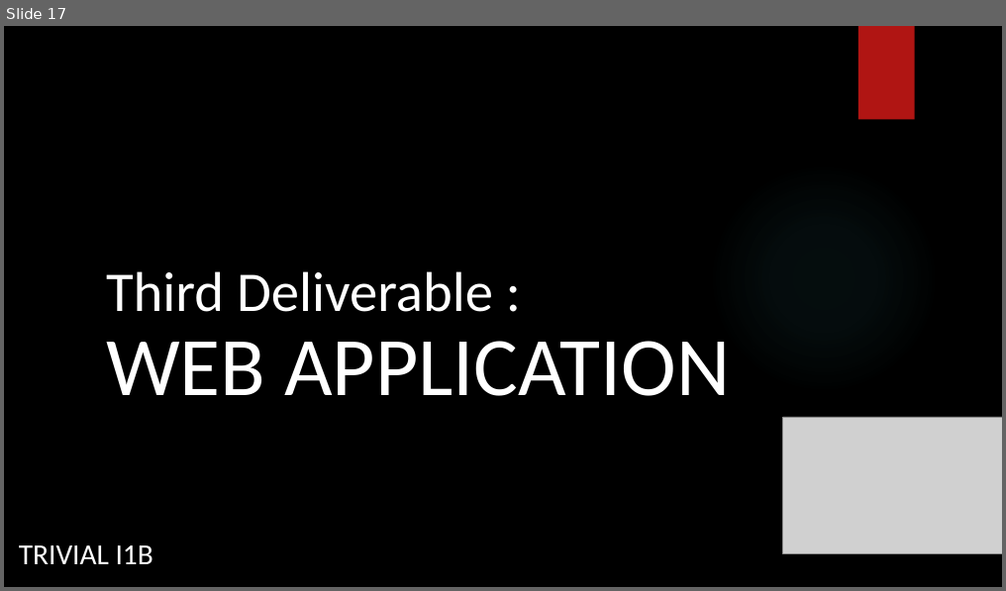
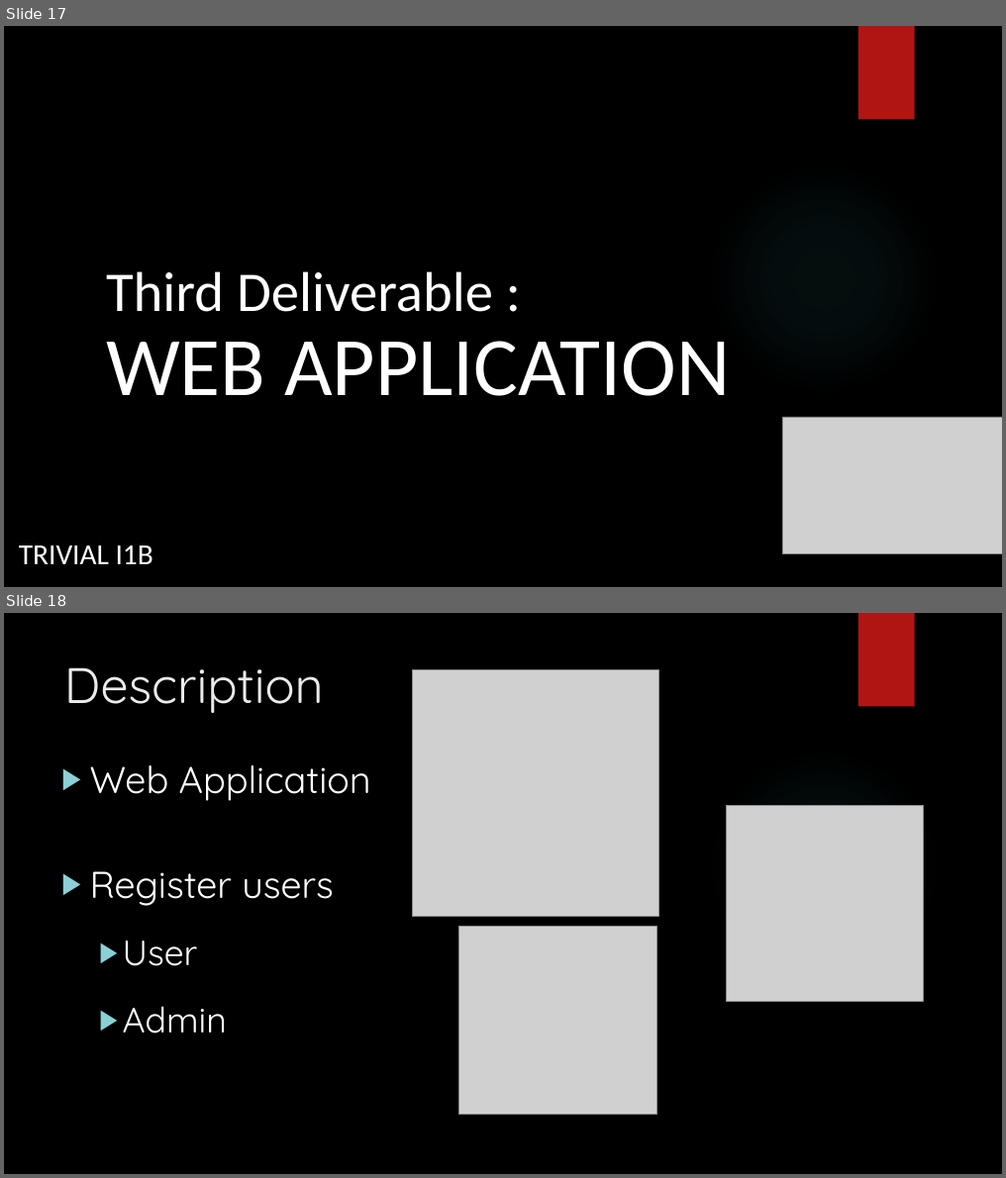
Before and after one commit to Arquisoft/Trivial_i1b, a slide deck: Documentation/Software Architecture.pptx. Shown one above the other, each under a label of ours: slide 17 before the commit, slides 17 and 18 after it. The pictures are 1006x591 and 1006x1178 pixels, drawn with LibreOffice and Linux fonts; fonts in the diff are those of the drawing; grey boxes stand for pictures; background and template pictures are left out. Boxes give left, top, right and bottom in pixels: in the first picture for what was removed or moved away, otherwise in the second. Text is boxed around its words. In the diff, an @@ line names an element or a change of style, - is before the commit and + after.

```diff
--- a/Documentation/Software Architecture.pptx
+++ b/Documentation/Software Architecture.pptx
@@ slide 18 added at (4,613,1002,1174), background picture (left out); not listed: 2 template elements that a slide beside it also shows @@
@@ title added at (64,667,324,713), 48 pt, text #EBEBEB @@
+Description
@@ picture added at (412,669,659,917) @@
@@ text added at (90,765,371,1034), 36 pt, text #FFFFFF @@
+▶ Web Application
+▶ Register users
+  ▶ User
+  ▶ Admin
@@ picture added at (727,805,924,1002) @@
@@ picture added at (459,927,656,1115) @@
```
Also in this commit, not shown: 1 slide changed, 12 other slides added, 6 slides removed, 1 other file.
